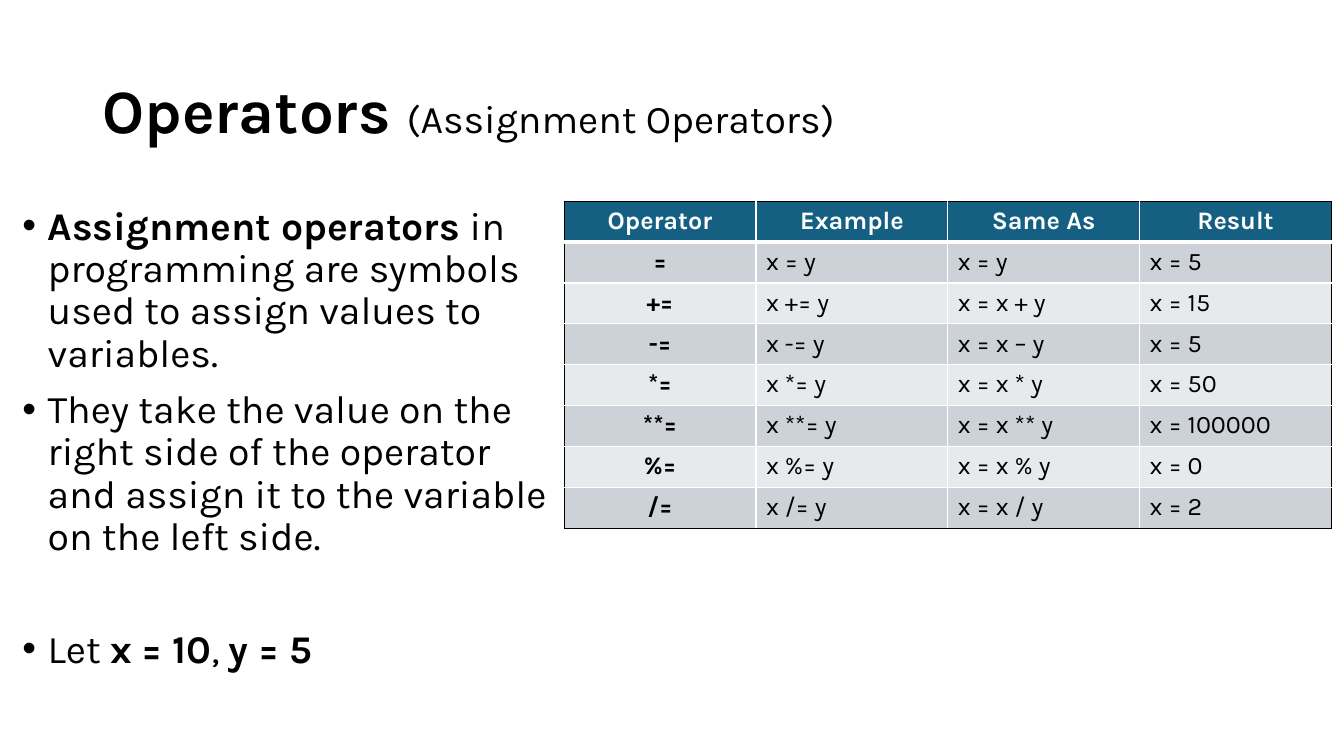
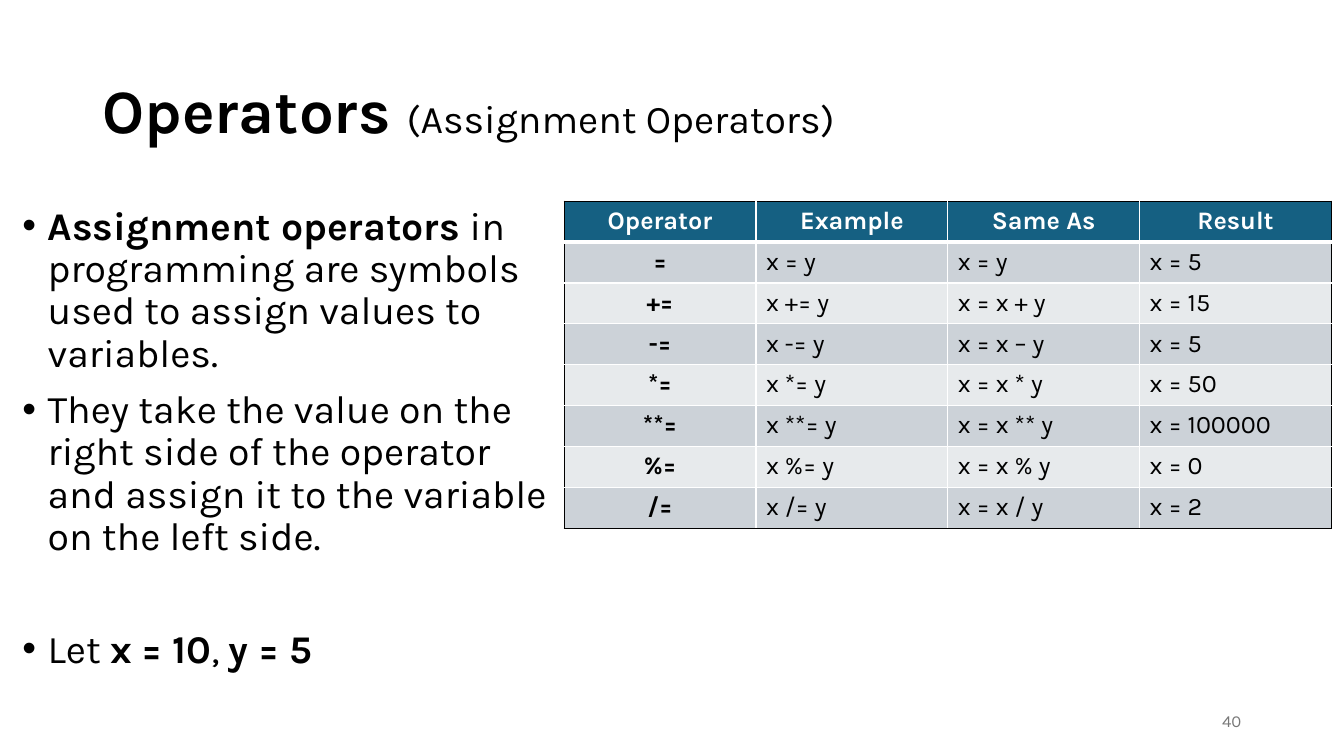
Before and after one commit to shubham-singh-12/Notes, a slide deck: slide 40 of JavaScript Course.pptx (slide 37 before the commit). Drawn at 1344x756 pixels with LibreOffice and Linux fonts; fonts in the diff are those of the drawing. Boxes give left, top, right and bottom in pixels: in the first picture for what was removed or moved away, otherwise in the second. Text is boxed around its words. In the diff, an @@ line names an element or a change of style, - is before the commit and + after.

```diff
--- a/JavaScript Course.pptx
+++ b/JavaScript Course.pptx
@@ page number added at <box>1222,716,1241,727</box>, 12 pt, text #797979 @@
+40
```
Also in this commit, not shown: 60 other slides changed, 27 slides added, 9 other files.
